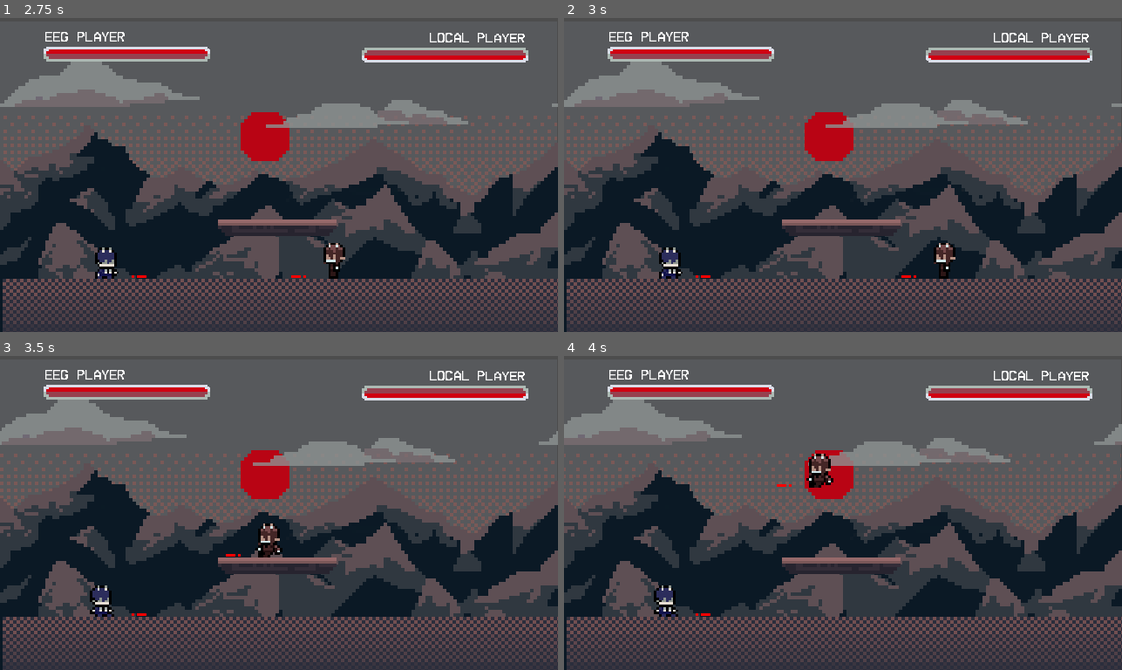
Above: before the commit, frames 1-4 (two rows, left to right).
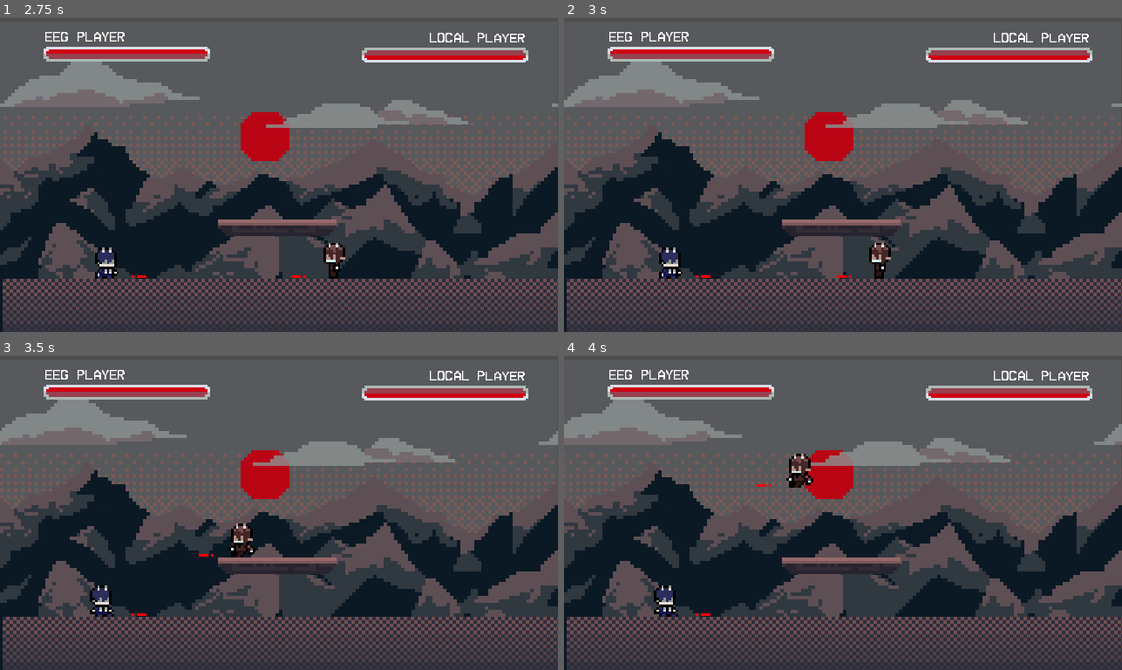
Above: after the commit, the same moments.

Repository: lucasmcclean/project-foxtrot-black-trigger-watchtower-omega
Game: Godot game, scene res://main.tscn
Same seed, same stepped clock (60 frames per second), same inputs: the game is played once before the commit and once after it.
Inputs:
- Up to frame 1 (2.75 s): hold Page Up (move_up) 0.53-2.03 s; tap E (kick) at 0.6, 1.55 s; tap W (jump) at 0.77, 0.8, 1.07, 1.35, 1.52, 1.82, 2.3 s; hold A (move_left) from 2.03 s (still down); tap S (crouch) at 2.1 s
- Up to frame 2 (3 s): keep holding A (move_left); tap Space (flash_step) at 2.85 s
- Up to frame 3 (3.5 s): keep holding A (move_left); tap W (jump) at 3.02, 3.32 s; tap E (kick) at 3.05 s
- Up to frame 4 (4 s): release A (move_left) at 3.53 s; hold Insert (move_down) from 3.53 s (still down); tap E (kick) at 3.6 s; tap W (jump) at 3.77, 3.8 s

Frame 1 is identical in both runs. In frame 2, 0.7% of the frame differs, in the area x 48-71%, y 71-84%; in frame 3, 0.8%, in the area x 35-51%, y 53-65%; in frame 4, 0.8%.

Commit message:
EEG assistance

Diff:
--- a/project-foxtrot-black-trigger-watchtower-omega/player/player.gd
+++ b/project-foxtrot-black-trigger-watchtower-omega/player/player.gd
@@ -9,6 +9,7 @@
 var air_friction: float = 24000.0
 var h_min_speed: float = 300.0
 var h_speed: float = 200.0
+var NORMAL_H_SPEED: float = 200.0
 var v_speed: float = 3000.0
 var jump_impulse: float = 650.0
 var jump_buffer_time: float = 0.2
@@ -36,6 +37,7 @@
 
 @onready var punch_hitbox: Area2D = $PunchHitbox
 @onready var kick_hitbox: Area2D = $KickHitbox
+@onready var eeg_scanner_hitbox: Area2D = $EEGScan
 
 @onready var hurtbox: Area2D = $Hurtbox
 
@@ -48,6 +50,7 @@
 		hurtbox.scale.x *= -1
 		punch_hitbox.scale.x *= -1
 		kick_hitbox.scale.x *= -1
+		eeg_scanner_hitbox.scale.x *= -1
 	state_machine.initialize()
 
 
@@ -62,6 +65,7 @@
 		hurtbox.scale.x *= -1
 		punch_hitbox.scale.x *= -1
 		kick_hitbox.scale.x *= -1
+		eeg_scanner_hitbox.scale.x *= -1
 	elif input.move.x > 0 and not facing_right:
 		facing_right = true
 		sprite.flip_h = false
@@ -69,6 +73,7 @@
 		hurtbox.scale.x *= -1
 		punch_hitbox.scale.x *= -1
 		kick_hitbox.scale.x *= -1
+		eeg_scanner_hitbox.scale.x *= -1
 
 	if input.punch and can_punch:
 		can_punch = false
@@ -90,6 +95,15 @@
 
 func _process(delta: float) -> void:
 	state_machine.update(delta)
+	var found_EEG = false
+	for area in eeg_scanner_hitbox.get_overlapping_areas():
+		if area.get_parent().name == "EEGPlayer":
+			found_EEG = true
+			break
+	if found_EEG:
+		h_speed = NORMAL_H_SPEED / 1.5
+	else:
+		h_speed = NORMAL_H_SPEED
 
 
 #TODO find most efficient way to ground check
@@ -98,7 +112,6 @@
 		if cast.is_colliding():
 			return true
 	return false
-
 
 func punch() -> void:
 	animation.play("punch", -1, 10)
--- a/project-foxtrot-black-trigger-watchtower-omega/player/player.tscn
+++ b/project-foxtrot-black-trigger-watchtower-omega/player/player.tscn
@@ -174,6 +174,45 @@
 "values": [Vector2(-1.4285713, 2.8571434)]
 }
 
+[sub_resource type="Animation" id="Animation_8t03j"]
+resource_name = "fall_2"
+tracks/0/type = "value"
+tracks/0/imported = false
+tracks/0/enabled = true
+tracks/0/path = NodePath("Sprite2D:frame")
+tracks/0/interp = 1
+tracks/0/loop_wrap = true
+tracks/0/keys = {
+"times": PackedFloat32Array(0),
+"transitions": PackedFloat32Array(1),
+"update": 1,
+"values": [16]
+}
+tracks/1/type = "value"
+tracks/1/imported = false
+tracks/1/enabled = true
+tracks/1/path = NodePath("Hurtbox/Hurter:position")
+tracks/1/interp = 1
+tracks/1/loop_wrap = true
+tracks/1/keys = {
+"times": PackedFloat32Array(0),
+"transitions": PackedFloat32Array(1),
+"update": 0,
+"values": [Vector2(-2.861023e-06, 3.5714016)]
+}
+tracks/2/type = "value"
+tracks/2/imported = false
+tracks/2/enabled = true
+tracks/2/path = NodePath("CollisionShape2D:position")
+tracks/2/interp = 1
+tracks/2/loop_wrap = true
+tracks/2/keys = {
+"times": PackedFloat32Array(0),
+"transitions": PackedFloat32Array(1),
+"update": 0,
+"values": [Vector2(-1.4285713, 2.8571434)]
+}
+
 [sub_resource type="Animation" id="Animation_e7oew"]
 resource_name = "idle"
 length = 3.0
@@ -214,6 +253,46 @@
 "values": [Vector2(-4.2857146, 2.8571434), Vector2(-1.4285717, 2.8571434), Vector2(1.4285712, 2.8571434)]
 }
 
+[sub_resource type="Animation" id="Animation_2ieo8"]
+resource_name = "idle_2"
+length = 3.0
+tracks/0/type = "value"
+tracks/0/imported = false
+tracks/0/enabled = true
+tracks/0/path = NodePath("Sprite2D:frame")
+tracks/0/interp = 1
+tracks/0/loop_wrap = true
+tracks/0/keys = {
+"times": PackedFloat32Array(0, 1, 2),
+"transitions": PackedFloat32Array(1, 1, 1),
+"update": 1,
+"values": [20, 21, 22]
+}
+tracks/1/type = "value"
+tracks/1/imported = false
+tracks/1/enabled = true
+tracks/1/path = NodePath("Hurtbox/Hurter:position")
+tracks/1/interp = 1
+tracks/1/loop_wrap = true
+tracks/1/keys = {
+"times": PackedFloat32Array(0, 1, 2.03),
+"transitions": PackedFloat32Array(1, 1, 1),
+"update": 0,
+"values": [Vector2(-4.10714, 3.5714154), Vector2(-1.4285715, 4.285715), Vector2(1.3, 3.571)]
+}
+tracks/2/type = "value"
+tracks/2/imported = false
+tracks/2/enabled = true
+tracks/2/path = NodePath("CollisionShape2D:position")
+tracks/2/interp = 1
+tracks/2/loop_wrap = true
+tracks/2/keys = {
+"times": PackedFloat32Array(0, 1, 1.99),
+"transitions": PackedFloat32Array(1, 1, 1),
+"update": 0,
+"values": [Vector2(-4.2857146, 2.8571434), Vector2(-1.4285717, 2.8571434), Vector2(1.4285712, 2.8571434)]
+}
+
 [sub_resource type="Animation" id="Animation_yllr7"]
 resource_name = "jump"
 length = 3.0
@@ -254,8 +333,112 @@
 "values": [Vector2(-5.4282793e-07, 3.5714247), Vector2(-4.7683716e-07, 3.5714211), Vector2(-1.4285713, -6.0714226)]
 }
 
+[sub_resource type="Animation" id="Animation_c35mf"]
+resource_name = "jump_2"
+length = 3.0
+tracks/0/type = "value"
+tracks/0/imported = false
+tracks/0/enabled = true
+tracks/0/path = NodePath("Sprite2D:frame")
+tracks/0/interp = 1
+tracks/0/loop_wrap = true
+tracks/0/keys = {
+"times": PackedFloat32Array(0, 1, 2),
+"transitions": PackedFloat32Array(1, 1, 1),
+"update": 1,
+"values": [4, 5, 6]
+}
+tracks/1/type = "value"
+tracks/1/imported = false
+tracks/1/enabled = true
+tracks/1/path = NodePath("CollisionShape2D:position")
+tracks/1/interp = 1
+tracks/1/loop_wrap = true
+tracks/1/keys = {
+"times": PackedFloat32Array(0, 1, 2),
+"transitions": PackedFloat32Array(1, 1, 1),
+"update": 0,
+"values": [Vector2(0, 2.8571434), Vector2(-1.4285712, 2.8571448), Vector2(-1.4285713, -4.285714)]
+}
+tracks/2/type = "value"
+tracks/2/imported = false
+tracks/2/enabled = true
+tracks/2/path = NodePath("Hurtbox/Hurter:position")
+tracks/2/interp = 1
+tracks/2/loop_wrap = true
+tracks/2/keys = {
+"times": PackedFloat32Array(0, 1, 2),
+"transitions": PackedFloat32Array(1, 1, 1),
+"update": 0,
+"values": [Vector2(-5.4282793e-07, 3.5714247), Vector2(-4.7683716e-07, 3.5714211), Vector2(-1.4285713, -6.0714226)]
+}
+
 [sub_resource type="Animation" id="Animation_wodsf"]
 resource_name = "kick"
+length = 4.0
+tracks/0/type = "value"
+tracks/0/imported = false
+tracks/0/enabled = true
+tracks/0/path = NodePath("Sprite2D:frame")
+tracks/0/interp = 1
+tracks/0/loop_wrap = true
+tracks/0/keys = {
+"times": PackedFloat32Array(0, 1, 2, 3),
+"transitions": PackedFloat32Array(1, 1, 1, 1),
+"update": 1,
+"values": [12, 13, 14, 15]
+}
+tracks/1/type = "value"
+tracks/1/imported = false
+tracks/1/enabled = true
+tracks/1/path = NodePath("Hurtbox/Hurter:position")
+tracks/1/interp = 1
+tracks/1/loop_wrap = true
+tracks/1/keys = {
+"times": PackedFloat32Array(0, 1.01, 1.99, 3.01),
+"transitions": PackedFloat32Array(1, 1, 1, 1),
+"update": 0,
+"values": [Vector2(-1.4285712, 3.7499971), Vector2(-4.2857146, 4.285715), Vector2(-4.2857146, 4.285715), Vector2(4.7683716e-07, 4.2857146)]
+}
+tracks/2/type = "value"
+tracks/2/imported = false
+tracks/2/enabled = true
+tracks/2/path = NodePath("CollisionShape2D:position")
+tracks/2/interp = 1
+tracks/2/loop_wrap = true
+tracks/2/keys = {
+"times": PackedFloat32Array(0, 1.01, 1.99, 3.01),
+"transitions": PackedFloat32Array(1, 1, 1, 1),
+"update": 0,
+"values": [Vector2(-1.4285715, 2.8571432), Vector2(-5.714286, 2.857143), Vector2(-5.714286, 2.857143), Vector2(1.4285715, 2.857143)]
+}
+tracks/3/type = "value"
+tracks/3/imported = false
+tracks/3/enabled = true
+tracks/3/path = NodePath("KickHitbox/Kicker:position")
+tracks/3/interp = 1
+tracks/3/loop_wrap = true
+tracks/3/keys = {
+"times": PackedFloat32Array(3.01),
+"transitions": PackedFloat32Array(1),
+"update": 0,
+"values": [Vector2(33.785713, 21.42857)]
+}
+tracks/4/type = "value"
+tracks/4/imported = false
+tracks/4/enabled = true
+tracks/4/path = NodePath("KickHitbox/Slash:modulate")
+tracks/4/interp = 1
+tracks/4/loop_wrap = true
+tracks/4/keys = {
+"times": PackedFloat32Array(1),
+"transitions": PackedFloat32Array(1),
+"update": 0,
+"values": [Color(1, 1, 1, 0)]
+}
+
+[sub_resource type="Animation" id="Animation_65viv"]
+resource_name = "kick_2"
 length = 4.0
 tracks/0/type = "value"
 tracks/0/imported = false
@@ -406,229 +589,6 @@
 "values": [Color(1, 1, 1, 0), Color(1, 1, 1, 1), Color(1, 1, 1, 1), Color(1, 1, 1, 0)]
 }
 
-[sub_resource type="Animation" id="Animation_tqiix"]
-resource_name = "walk"
-length = 3.0
-tracks/0/type = "value"
-tracks/0/imported = false
-tracks/0/enabled = true
-tracks/0/path = NodePath("Sprite2D:frame")
-tracks/0/interp = 1
-tracks/0/loop_wrap = true
-tracks/0/keys = {
-"times": PackedFloat32Array(0, 1, 2),
-"transitions": PackedFloat32Array(1, 1, 1),
-"update": 1,
-"values": [0, 1, 2]
-}
-tracks/1/type = "value"
-tracks/1/imported = false
-tracks/1/enabled = true
-tracks/1/path = NodePath("Hurtbox/Hurter:position")
-tracks/1/interp = 1
-tracks/1/loop_wrap = true
-tracks/1/keys = {
-"times": PackedFloat32Array(0, 1, 2, 2.01),
-"transitions": PackedFloat32Array(1, 1, 1, 1),
-"update": 0,
-"values": [Vector2(-2.1428566, 3.5714223), Vector2(-1.4285716, 1.4285715), Vector2(-2.1428566, 3.57142), Vector2(0, 3.4374979)]
-}
-tracks/2/type = "value"
-tracks/2/imported = false
-tracks/2/enabled = true
-tracks/2/path = NodePath("CollisionShape2D:position")
-tracks/2/interp = 1
-tracks/2/loop_wrap = true
-tracks/2/keys = {
-"times": PackedFloat32Array(0, 1, 2.01),
-"transitions": PackedFloat32Array(1, 1, 1),
-"update": 0,
-"values": [Vector2(-1.5999999, 2.8571432), Vector2(-1.4285715, 2.857143), Vector2(-1.4285715, 2.857143)]
-}
-
-[sub_resource type="Animation" id="Animation_8t03j"]
-resource_name = "fall_2"
-tracks/0/type = "value"
-tracks/0/imported = false
-tracks/0/enabled = true
-tracks/0/path = NodePath("Sprite2D:frame")
-tracks/0/interp = 1
-tracks/0/loop_wrap = true
-tracks/0/keys = {
-"times": PackedFloat32Array(0),
-"transitions": PackedFloat32Array(1),
-"update": 1,
-"values": [16]
-}
-tracks/1/type = "value"
-tracks/1/imported = false
-tracks/1/enabled = true
-tracks/1/path = NodePath("Hurtbox/Hurter:position")
-tracks/1/interp = 1
-tracks/1/loop_wrap = true
-tracks/1/keys = {
-"times": PackedFloat32Array(0),
-"transitions": PackedFloat32Array(1),
-"update": 0,
-"values": [Vector2(-2.861023e-06, 3.5714016)]
-}
-tracks/2/type = "value"
-tracks/2/imported = false
-tracks/2/enabled = true
-tracks/2/path = NodePath("CollisionShape2D:position")
-tracks/2/interp = 1
-tracks/2/loop_wrap = true
-tracks/2/keys = {
-"times": PackedFloat32Array(0),
-"transitions": PackedFloat32Array(1),
-"update": 0,
-"values": [Vector2(-1.4285713, 2.8571434)]
-}
-
-[sub_resource type="Animation" id="Animation_2ieo8"]
-resource_name = "idle_2"
-length = 3.0
-tracks/0/type = "value"
-tracks/0/imported = false
-tracks/0/enabled = true
-tracks/0/path = NodePath("Sprite2D:frame")
-tracks/0/interp = 1
-tracks/0/loop_wrap = true
-tracks/0/keys = {
-"times": PackedFloat32Array(0, 1, 2),
-"transitions": PackedFloat32Array(1, 1, 1),
-"update": 1,
-"values": [20, 21, 22]
-}
-tracks/1/type = "value"
-tracks/1/imported = false
-tracks/1/enabled = true
-tracks/1/path = NodePath("Hurtbox/Hurter:position")
-tracks/1/interp = 1
-tracks/1/loop_wrap = true
-tracks/1/keys = {
-"times": PackedFloat32Array(0, 1, 2.03),
-"transitions": PackedFloat32Array(1, 1, 1),
-"update": 0,
-"values": [Vector2(-4.10714, 3.5714154), Vector2(-1.4285715, 4.285715), Vector2(1.3, 3.571)]
-}
-tracks/2/type = "value"
-tracks/2/imported = false
-tracks/2/enabled = true
-tracks/2/path = NodePath("CollisionShape2D:position")
-tracks/2/interp = 1
-tracks/2/loop_wrap = true
-tracks/2/keys = {
-"times": PackedFloat32Array(0, 1, 1.99),
-"transitions": PackedFloat32Array(1, 1, 1),
-"update": 0,
-"values": [Vector2(-4.2857146, 2.8571434), Vector2(-1.4285717, 2.8571434), Vector2(1.4285712, 2.8571434)]
-}
-
-[sub_resource type="Animation" id="Animation_c35mf"]
-resource_name = "jump_2"
-length = 3.0
-tracks/0/type = "value"
-tracks/0/imported = false
-tracks/0/enabled = true
-tracks/0/path = NodePath("Sprite2D:frame")
-tracks/0/interp = 1
-tracks/0/loop_wrap = true
-tracks/0/keys = {
-"times": PackedFloat32Array(0, 1, 2),
-"transitions": PackedFloat32Array(1, 1, 1),
-"update": 1,
-"values": [4, 5, 6]
-}
-tracks/1/type = "value"
-tracks/1/imported = false
-tracks/1/enabled = true
-tracks/1/path = NodePath("CollisionShape2D:position")
-tracks/1/interp = 1
-tracks/1/loop_wrap = true
-tracks/1/keys = {
-"times": PackedFloat32Array(0, 1, 2),
-"transitions": PackedFloat32Array(1, 1, 1),
-"update": 0,
-"values": [Vector2(0, 2.8571434), Vector2(-1.4285712, 2.8571448), Vector2(-1.4285713, -4.285714)]
-}
-tracks/2/type = "value"
-tracks/2/imported = false
-tracks/2/enabled = true
-tracks/2/path = NodePath("Hurtbox/Hurter:position")
-tracks/2/interp = 1
-tracks/2/loop_wrap = true
-tracks/2/keys = {
-"times": PackedFloat32Array(0, 1, 2),
-"transitions": PackedFloat32Array(1, 1, 1),
-"update": 0,
-"values": [Vector2(-5.4282793e-07, 3.5714247), Vector2(-4.7683716e-07, 3.5714211), Vector2(-1.4285713, -6.0714226)]
-}
-
-[sub_resource type="Animation" id="Animation_65viv"]
-resource_name = "kick_2"
-length = 4.0
-tracks/0/type = "value"
-tracks/0/imported = false
-tracks/0/enabled = true
-tracks/0/path = NodePath("Sprite2D:frame")
-tracks/0/interp = 1
-tracks/0/loop_wrap = true
-tracks/0/keys = {
-"times": PackedFloat32Array(0, 1, 2, 3),
-"transitions": PackedFloat32Array(1, 1, 1, 1),
-"update": 1,
-"values": [12, 13, 14, 15]
-}
-tracks/1/type = "value"
-tracks/1/imported = false
-tracks/1/enabled = true
-tracks/1/path = NodePath("Hurtbox/Hurter:position")
-tracks/1/interp = 1
-tracks/1/loop_wrap = true
-tracks/1/keys = {
-"times": PackedFloat32Array(0, 1.01, 1.99, 3.01),
-"transitions": PackedFloat32Array(1, 1, 1, 1),
-"update": 0,
-"values": [Vector2(-1.4285712, 3.7499971), Vector2(-4.2857146, 4.285715), Vector2(-4.2857146, 4.285715), Vector2(4.7683716e-07, 4.2857146)]
-}
-tracks/2/type = "value"
-tracks/2/imported = false
-tracks/2/enabled = true
-tracks/2/path = NodePath("CollisionShape2D:position")
-tracks/2/interp = 1
-tracks/2/loop_wrap = true
-tracks/2/keys = {
-"times": PackedFloat32Array(0, 1.01, 1.99, 3.01),
-"transitions": PackedFloat32Array(1, 1, 1, 1),
-"update": 0,
-"values": [Vector2(-1.4285715, 2.8571432), Vector2(-5.714286, 2.857143), Vector2(-5.714286, 2.857143), Vector2(1.4285715, 2.857143)]
-}
-tracks/3/type = "value"
-tracks/3/imported = false
-tracks/3/enabled = true
-tracks/3/path = NodePath("KickHitbox/Kicker:position")
-tracks/3/interp = 1
-tracks/3/loop_wrap = true
-tracks/3/keys = {
-"times": PackedFloat32Array(3.01),
-"transitions": PackedFloat32Array(1),
-"update": 0,
-"values": [Vector2(33.785713, 21.42857)]
-}
-tracks/4/type = "value"
-tracks/4/imported = false
-tracks/4/enabled = true
-tracks/4/path = NodePath("KickHitbox/Slash:modulate")
-tracks/4/interp = 1
-tracks/4/loop_wrap = true
-tracks/4/keys = {
-"times": PackedFloat32Array(1),
-"transitions": PackedFloat32Array(1),
-"update": 0,
-"values": [Color(1, 1, 1, 0)]
-}
-
 [sub_resource type="Animation" id="Animation_x7c3f"]
 resource_name = "punch_2"
 length = 4.0
@@ -715,6 +675,46 @@
 "transitions": PackedFloat32Array(1, 1, 1, 1),
 "update": 0,
 "values": [Color(1, 1, 1, 0), Color(1, 1, 1, 1), Color(1, 1, 1, 1), Color(1, 1, 1, 0)]
+}
+
+[sub_resource type="Animation" id="Animation_tqiix"]
+resource_name = "walk"
+length = 3.0
+tracks/0/type = "value"
+tracks/0/imported = false
+tracks/0/enabled = true
+tracks/0/path = NodePath("Sprite2D:frame")
+tracks/0/interp = 1
+tracks/0/loop_wrap = true
+tracks/0/keys = {
+"times": PackedFloat32Array(0, 1, 2),
+"transitions": PackedFloat32Array(1, 1, 1),
+"update": 1,
+"values": [0, 1, 2]
+}
+tracks/1/type = "value"
+tracks/1/imported = false
+tracks/1/enabled = true
+tracks/1/path = NodePath("Hurtbox/Hurter:position")
+tracks/1/interp = 1
+tracks/1/loop_wrap = true
+tracks/1/keys = {
+"times": PackedFloat32Array(0, 1, 2, 2.01),
+"transitions": PackedFloat32Array(1, 1, 1, 1),
+"update": 0,
+"values": [Vector2(-2.1428566, 3.5714223), Vector2(-1.4285716, 1.4285715), Vector2(-2.1428566, 3.57142), Vector2(0, 3.4374979)]
+}
+tracks/2/type = "value"
+tracks/2/imported = false
+tracks/2/enabled = true
+tracks/2/path = NodePath("CollisionShape2D:position")
+tracks/2/interp = 1
+tracks/2/loop_wrap = true
+tracks/2/keys = {
+"times": PackedFloat32Array(0, 1, 2.01),
+"transitions": PackedFloat32Array(1, 1, 1),
+"update": 0,
+"values": [Vector2(-1.5999999, 2.8571432), Vector2(-1.4285715, 2.857143), Vector2(-1.4285715, 2.857143)]
 }
 
 [sub_resource type="Animation" id="Animation_bjvpn"]
@@ -774,6 +774,9 @@
 &"walk_2": SubResource("Animation_bjvpn")
 }
 
+[sub_resource type="RectangleShape2D" id="RectangleShape2D_8t03j"]
+size = Vector2(141.42859, 331.42877)
+
 [node name="Player" type="CharacterBody2D" node_paths=PackedStringArray("move_state")]
 scale = Vector2(0.7, 0.7)
 collision_layer = 2
@@ -873,4 +876,16 @@
 hframes = 4
 vframes = 6
 
+[node name="EEGScan" type="Area2D" parent="."]
+position = Vector2(31.428574, 0)
+script = ExtResource("8_rgyib")
+metadata/_custom_type_script = "uid://dpngoys84lbbu"
+
+[node name="CollisionShape2D" type="CollisionShape2D" parent="EEGScan"]
+position = Vector2(60.71428, -27.14285)
+scale = Vector2(0.9999992, 0.9999992)
+shape = SubResource("RectangleShape2D_8t03j")
+
 [connection signal="area_entered" from="Hurtbox" to="." method="_on_hurtbox_area_entered"]
+[connection signal="area_entered" from="EEGScan" to="." method="_on_eeg_scan_area_entered"]
+[connection signal="area_exited" from="EEGScan" to="." method="_on_eeg_scan_area_exited"]
Not shown: 1 places in project-foxtrot-black-trigger-watchtower-omega/player/player.tscn that only renumber resources
